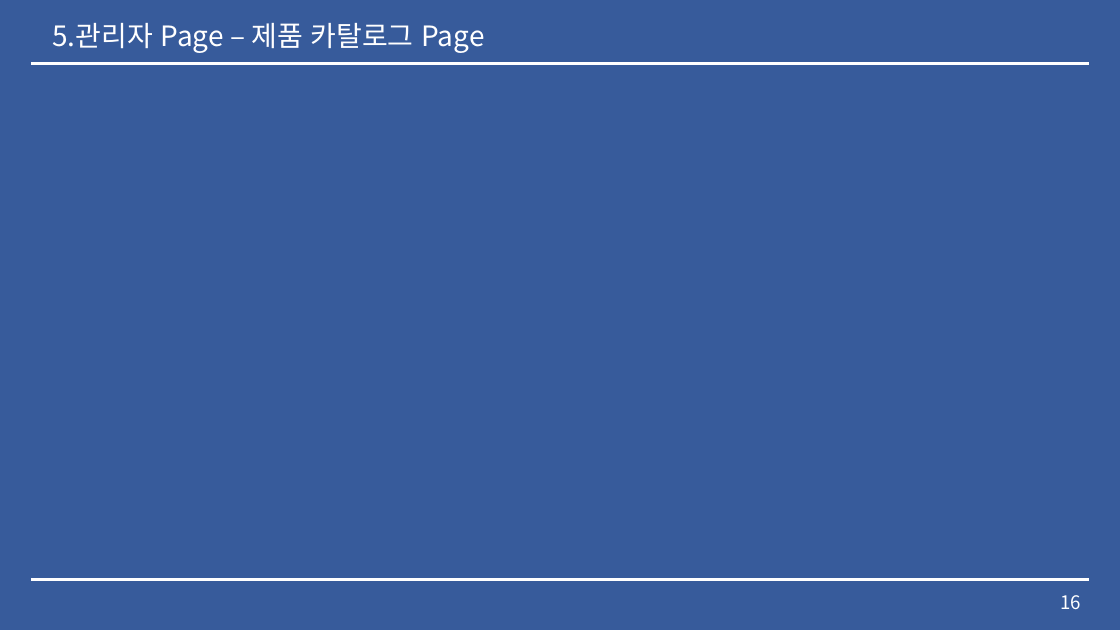
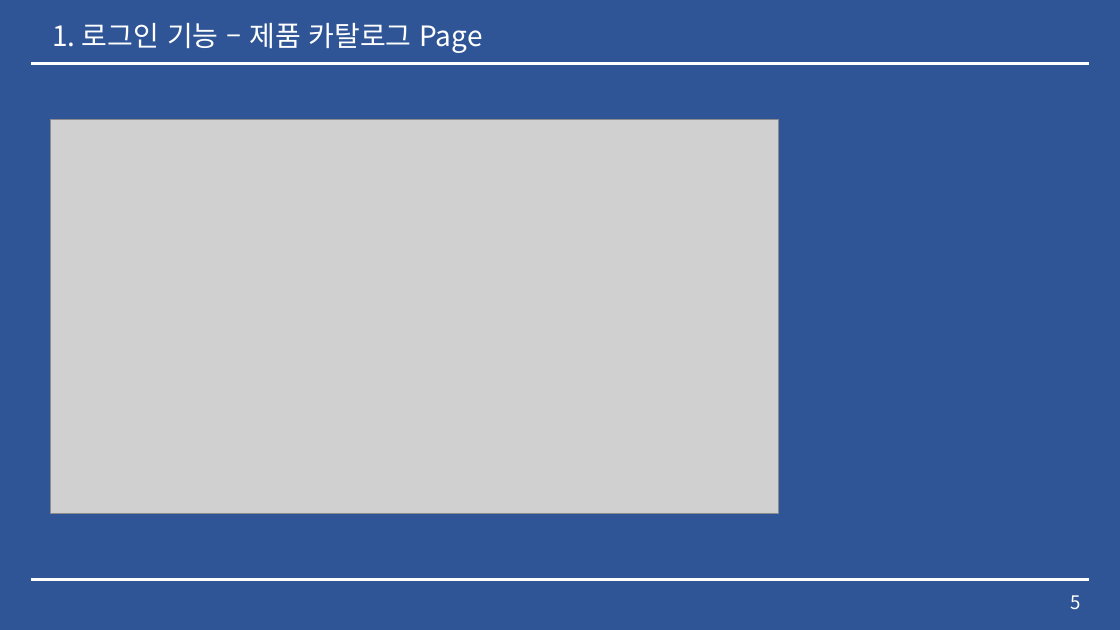
Before and after one commit to lx9203/fulfillmentBlue, a slide deck: slide 5 of Fulfillment 중간발표.pptx (slide 16 before the commit). Drawn at 1120x630 pixels with LibreOffice and Linux fonts; fonts in the diff are those of the drawing; grey boxes stand for pictures. Boxes give left, top, right and bottom in pixels: in the first picture for what was removed or moved away, otherwise in the second. Text is boxed around its words. In the diff, an @@ line names an element or a change of style, - is before the commit and + after.

```diff
--- a/Fulfillment 중간발표.pptx
+++ b/Fulfillment 중간발표.pptx
@@ background #2F5597 at 96% opacity to #2F5597 @@
@@ text at [52, 23, 483, 53]: text changed @@
-5.관리자 Page – 제품 카탈로그 Page
+1. 로그인 기능 – 제품 카탈로그 Page
@@ picture added at [50, 119, 778, 513] @@
@@ page number at [1070, 595, 1080, 610]: text changed @@
-16
+5
```
Also in this commit, not shown: 11 other slides changed, 2 slides added, 6 other files.
